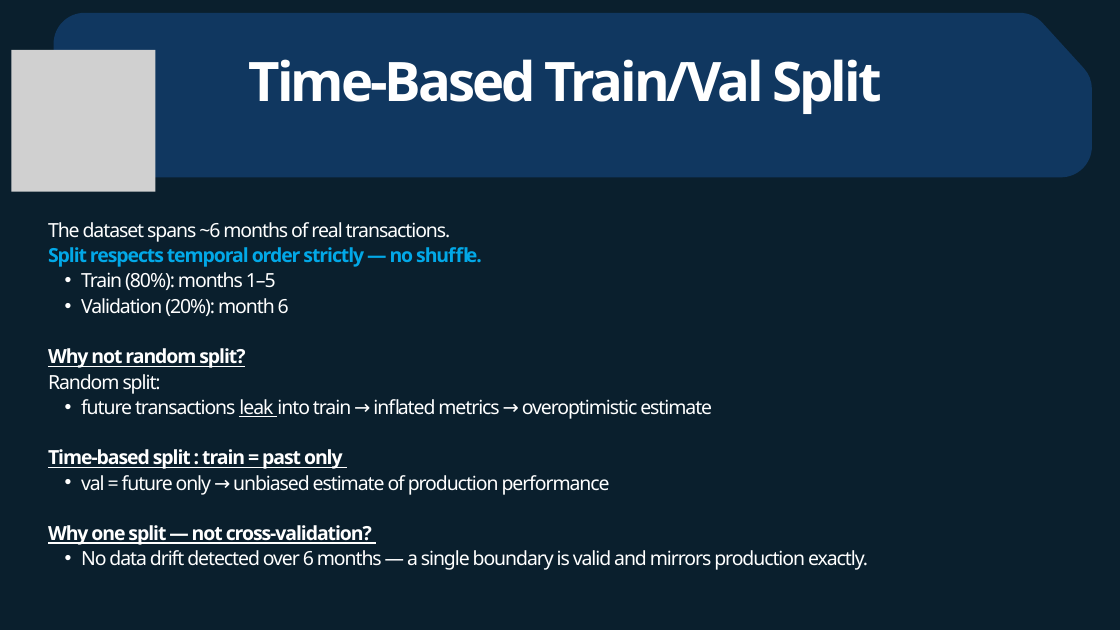
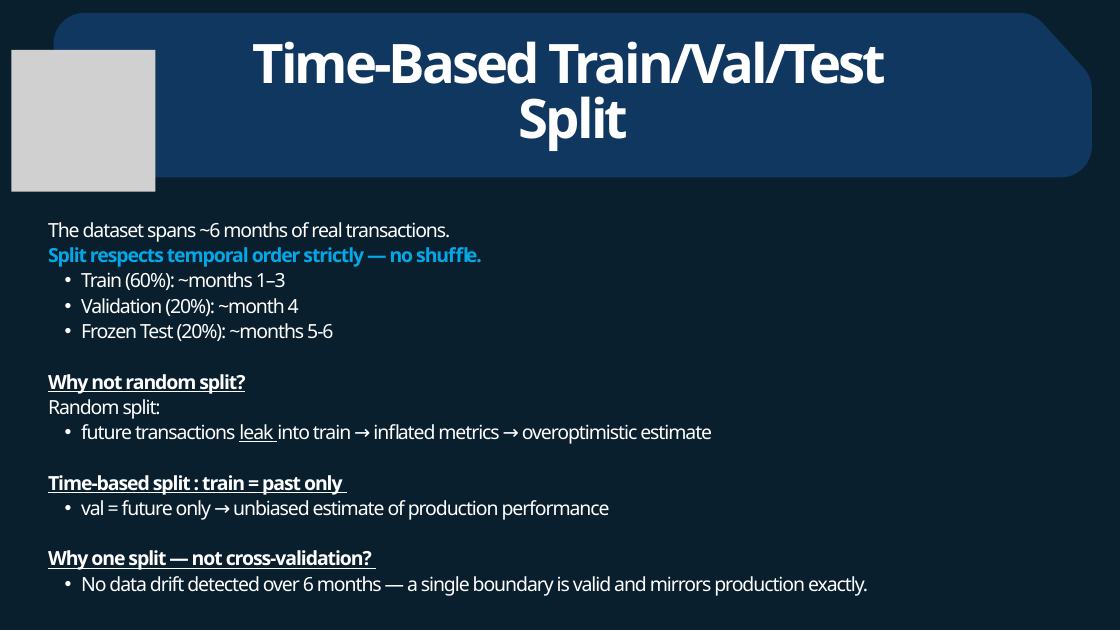
Before and after one commit to irishask/ML_Fraud_detection, a slide deck: slide 8 of IrenaSK- Fraud Detection -Final Project.pptx. Drawn at 1120x630 pixels with LibreOffice and Linux fonts; fonts in the diff are those of the drawing; grey boxes stand for pictures. Boxes give left, top, right and bottom in pixels: in the first picture for what was removed or moved away, otherwise in the second. Text is boxed around its words. In the diff, an @@ line names an element or a change of style, - is before the commit and + after.

```diff
--- a/IrenaSK- Fraud Detection -Final Project.pptx
+++ b/IrenaSK- Fraud Detection -Final Project.pptx
@@ text at (253, 41, 886, 151): text changed @@
-Time-Based Train/Val Split
+Time-Based Train/Val/Test Split
@@ text at (81, 272, 333, 341): text changed @@
-  • Train (80%): months 1–5
-  • Validation (20%): month 6
+  • Train (60%): ~months 1–3
+  • Validation (20%): ~month 4
+  • Frozen Test (20%): ~months 5-6
```
Also in this commit, not shown: 8 other slides changed, 2 slides added, 2 slides removed.
